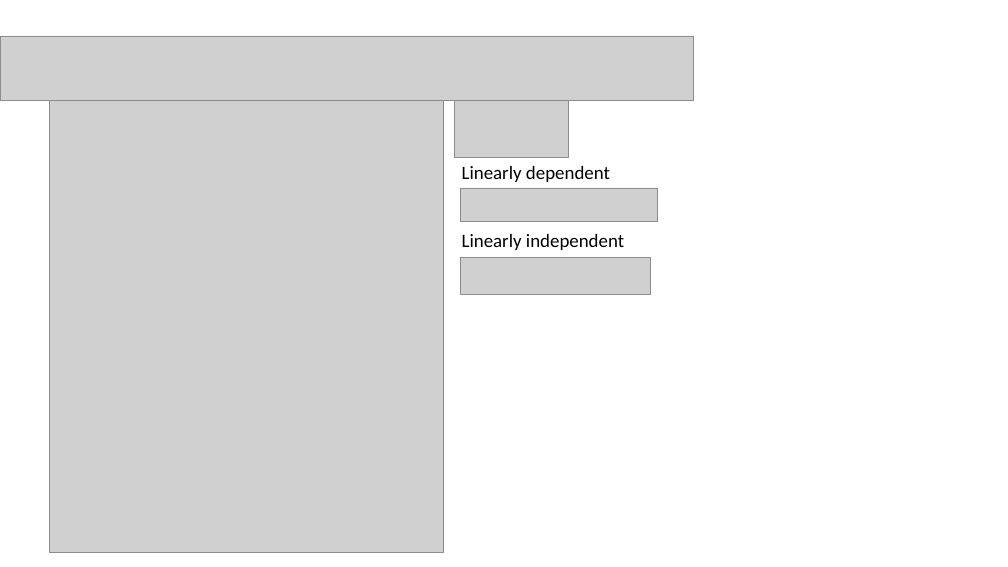
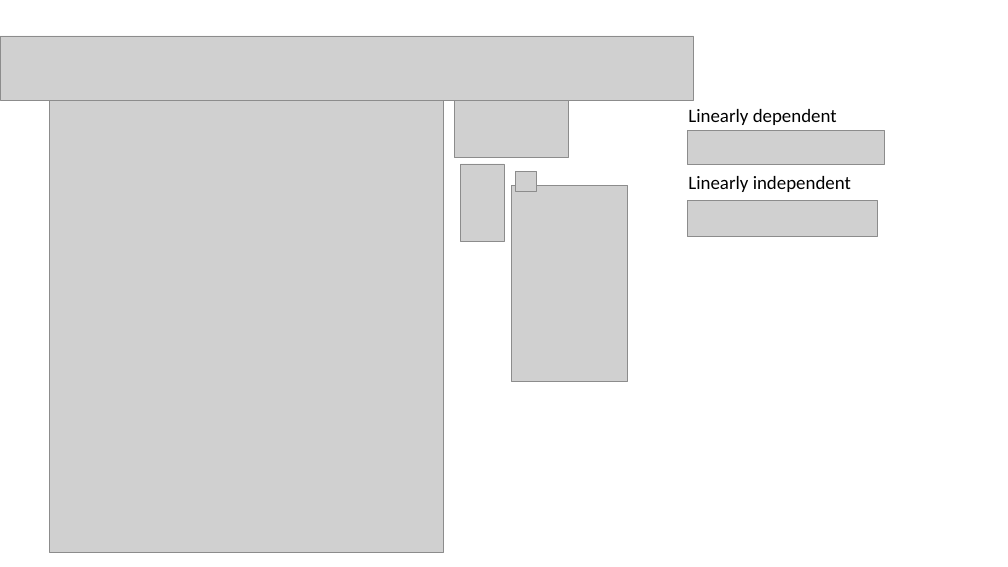
Before and after one commit to AleksanderRDL/L-vehjerte, a slide deck: slide 2 of SLI-AL/Workshop 1/Fremlæggelse workshop1.pptx (slide 3 before the commit). Drawn at 1008x567 pixels with LibreOffice and Linux fonts; fonts in the diff are those of the drawing; grey boxes stand for pictures. Boxes give left, top, right and bottom in pixels: in the first picture for what was removed or moved away, otherwise in the second. Text is boxed around its words. In the diff, an @@ line names an element or a change of style, - is before the commit and + after.

```diff
--- a/SLI-AL/Workshop 1/Fremlæggelse workshop1.pptx
+++ b/SLI-AL/Workshop 1/Fremlæggelse workshop1.pptx
@@ text "Linearly dependent": place and size @@
-text "Linearly dependent" at [462, 166, 610, 182]
+text "Linearly dependent" at [688, 109, 837, 125]
@@ picture: place and size @@
-picture at [461, 188, 657, 222]
+picture at [687, 131, 884, 165]
@@ picture added at [461, 164, 504, 242] @@
@@ picture added at [516, 172, 537, 192] @@
@@ text "Linearly independent": place and size @@
-text "Linearly independent" at [462, 234, 624, 250]
+text "Linearly independent" at [688, 176, 851, 192]
@@ picture added at [511, 185, 628, 381] @@
@@ picture: place and size @@
-picture at [461, 258, 650, 294]
+picture at [687, 200, 877, 237]
```
Also in this commit, not shown: 1 slide removed, 7 other files.
